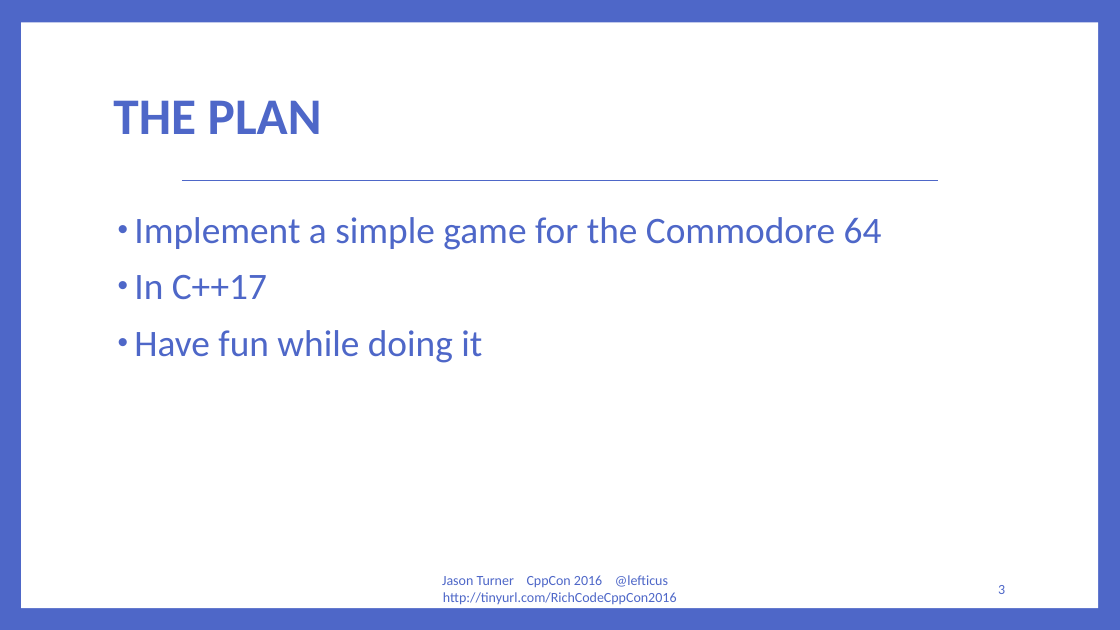
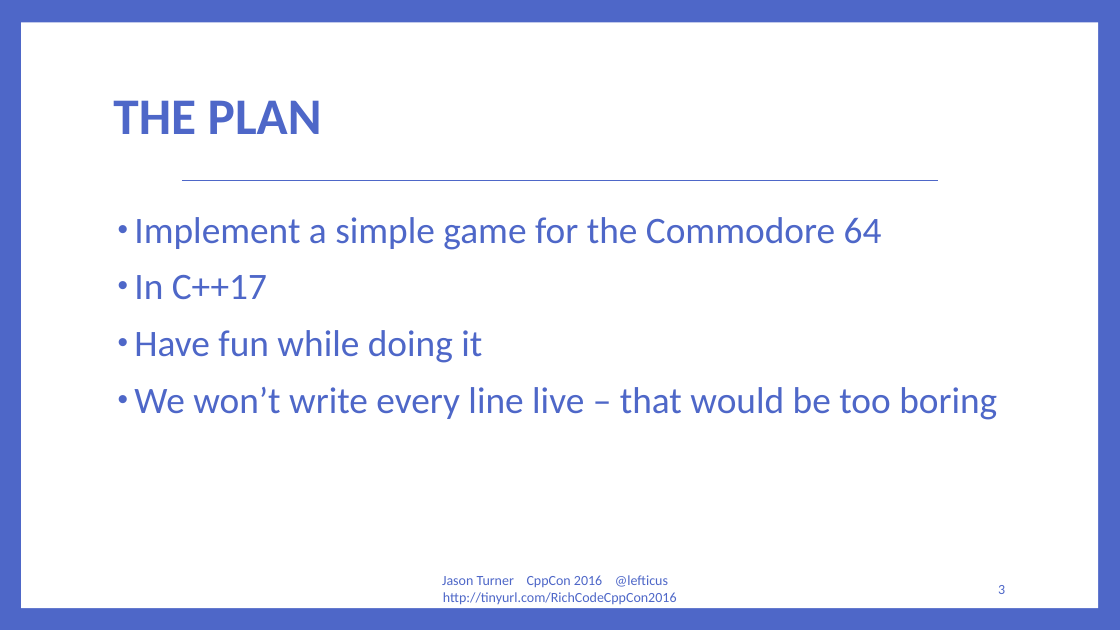
Before and after one commit to lefticus/presentations, a slide deck: slide 3 of RichCodeForTinyMachines/Rich Code For Tiny Computers.pptx. Drawn at 1120x630 pixels with LibreOffice and Linux fonts; fonts in the diff are those of the drawing. Boxes give left, top, right and bottom in pixels: in the first picture for what was removed or moved away, otherwise in the second. Text is boxed around its words. In the diff, an @@ line names an element or a change of style, - is before the commit and + after.

```diff
--- a/RichCodeForTinyMachines/Rich Code For Tiny Computers.pptx
+++ b/RichCodeForTinyMachines/Rich Code For Tiny Computers.pptx
@@ text at <box>134,387,997,420</box>: paragraph added @@
+• We won’t write every line live – that would be too boring
```
Also in this commit, not shown: 1 other slide changed.
